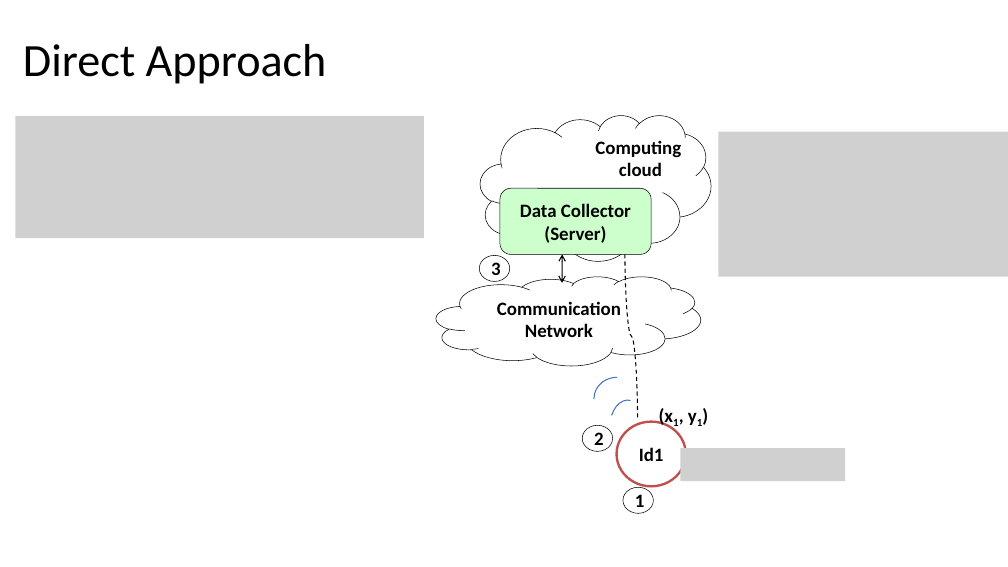
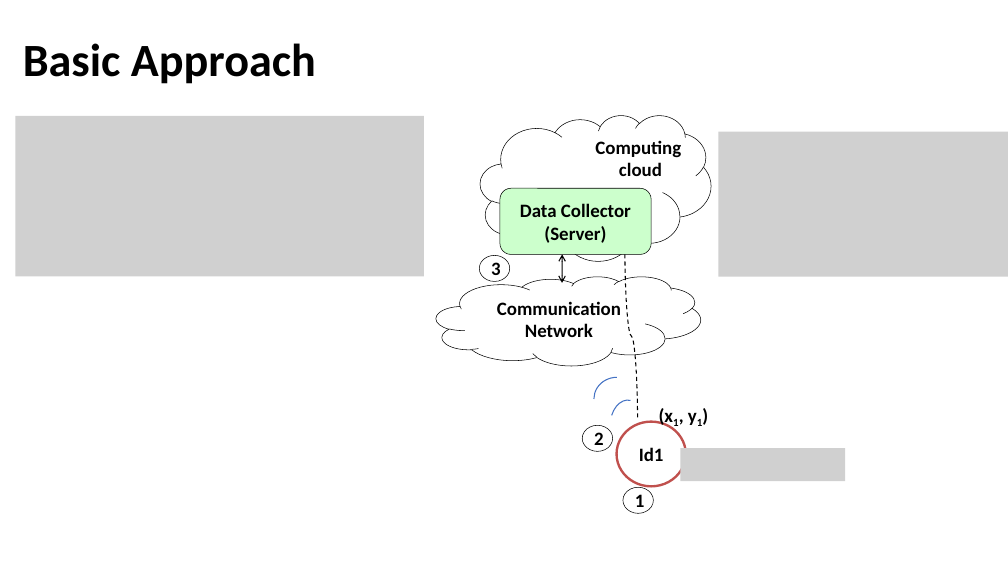
Before and after one commit to anuj-dimri25/Random-Delay-and-Indirections, a slide deck: slide 12 of proposal_dec.pptx (slide 10 before the commit). Drawn at 1008x567 pixels with LibreOffice and Linux fonts; fonts in the diff are those of the drawing; grey boxes stand for pictures. Boxes give left, top, right and bottom in pixels: in the first picture for what was removed or moved away, otherwise in the second. Text is boxed around its words. In the diff, an @@ line names an element or a change of style, - is before the commit and + after.

```diff
--- a/proposal_dec.pptx
+++ b/proposal_dec.pptx
@@ title at box(23, 43, 316, 84): text changed; bold on @@
-Direct Approach
+Basic Approach
@@ picture: place and size @@
-picture at box(15, 116, 423, 238)
+picture at box(15, 116, 423, 276)
```
Also in this commit, not shown: 24 other slides changed, 10 slides added, 2 slides removed.
